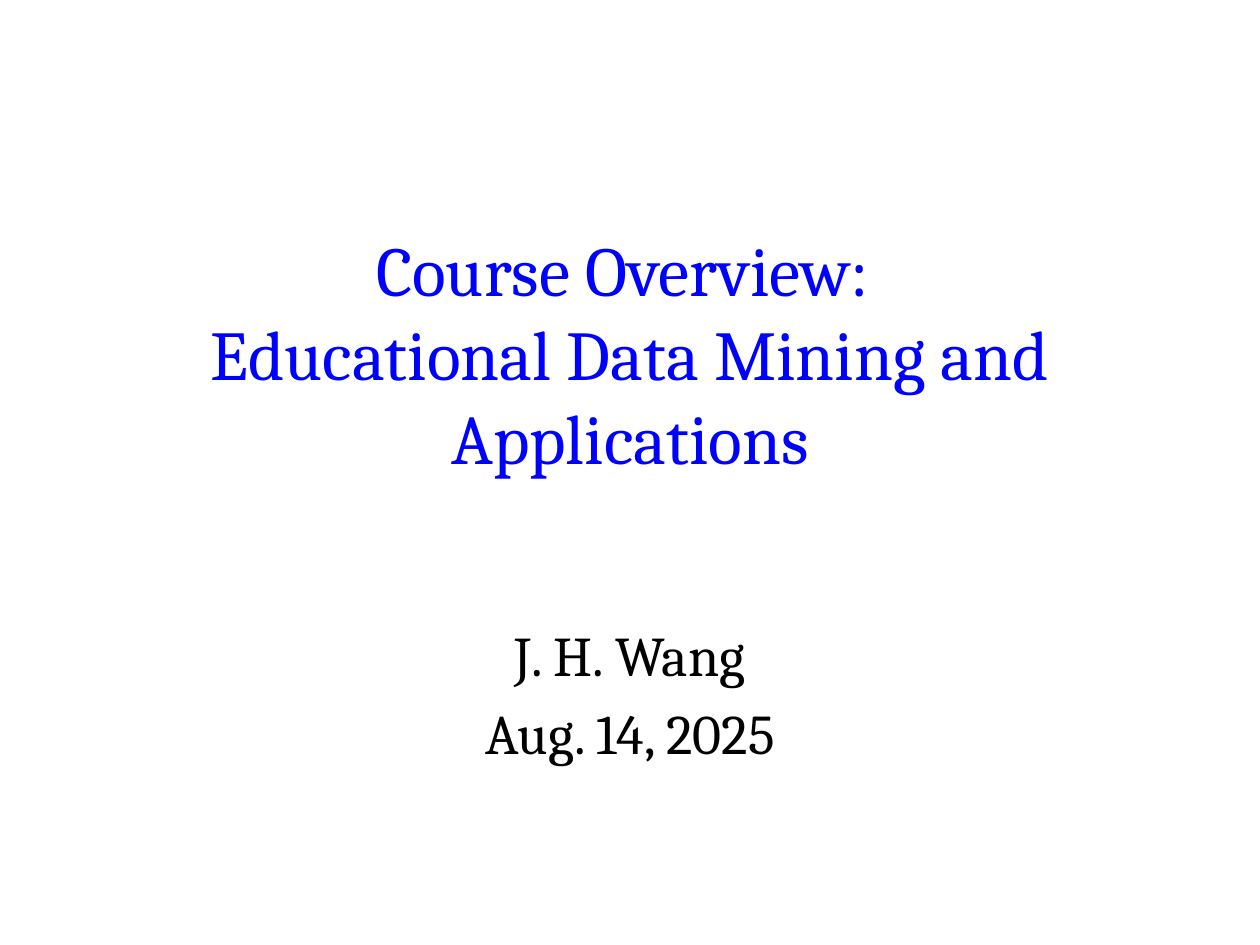
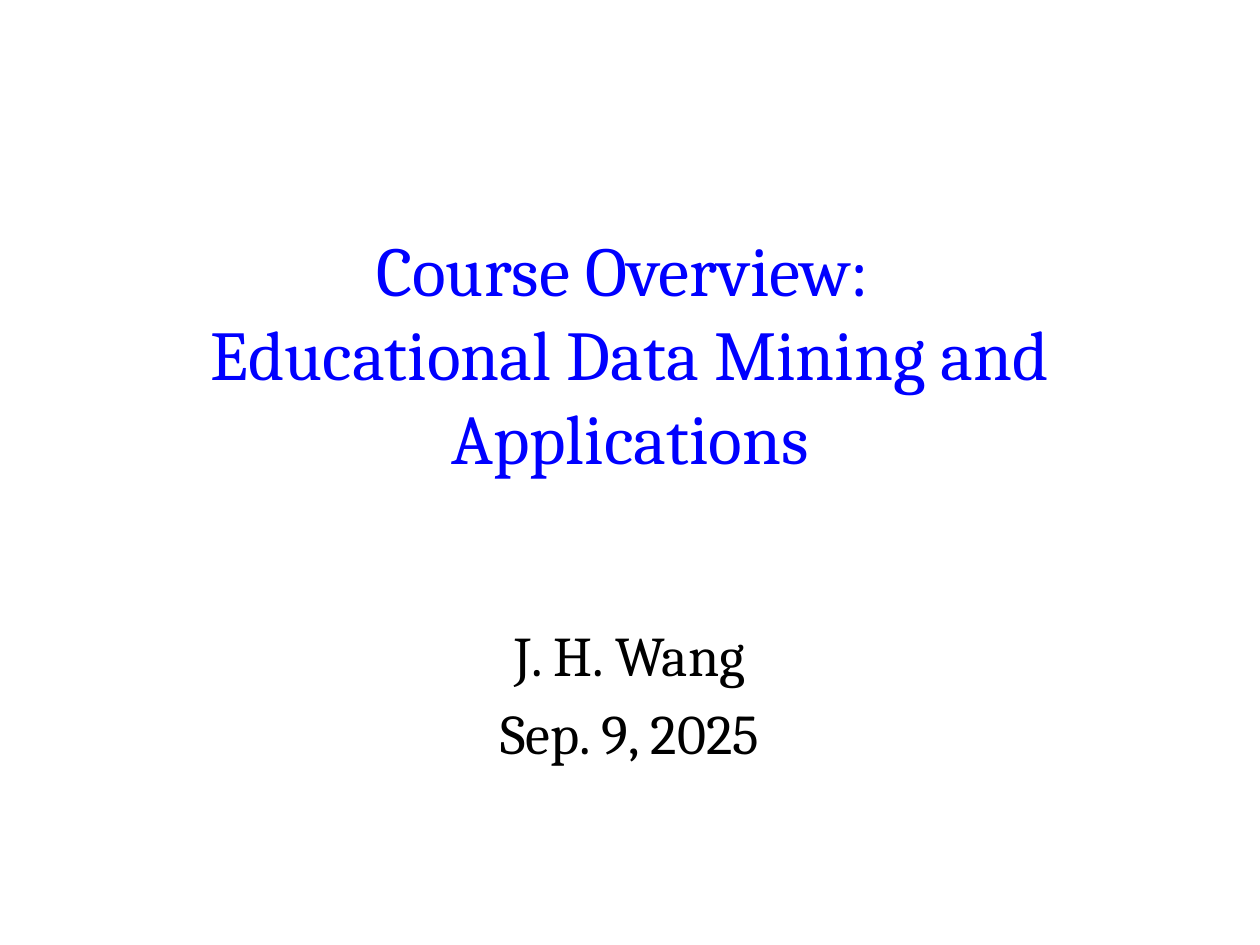
Before and after one commit to chriswjh/chriswjh.github.io, a slide deck: slide 1 of EDM/00-overview.pptx. Drawn at 1260x945 pixels with LibreOffice and Linux fonts; fonts in the diff are those of the drawing. Boxes give left, top, right and bottom in pixels: in the first picture for what was removed or moved away, otherwise in the second. Text is boxed around its words. In the diff, an @@ line names an element or a change of style, - is before the commit and + after.

```diff
--- a/EDM/00-overview.pptx
+++ b/EDM/00-overview.pptx
@@ subtitle at box(500, 716, 759, 766): text changed @@
-Aug. 14, 2025
+Sep. 9, 2025
```
Also in this commit, not shown: 2 other slides changed.
